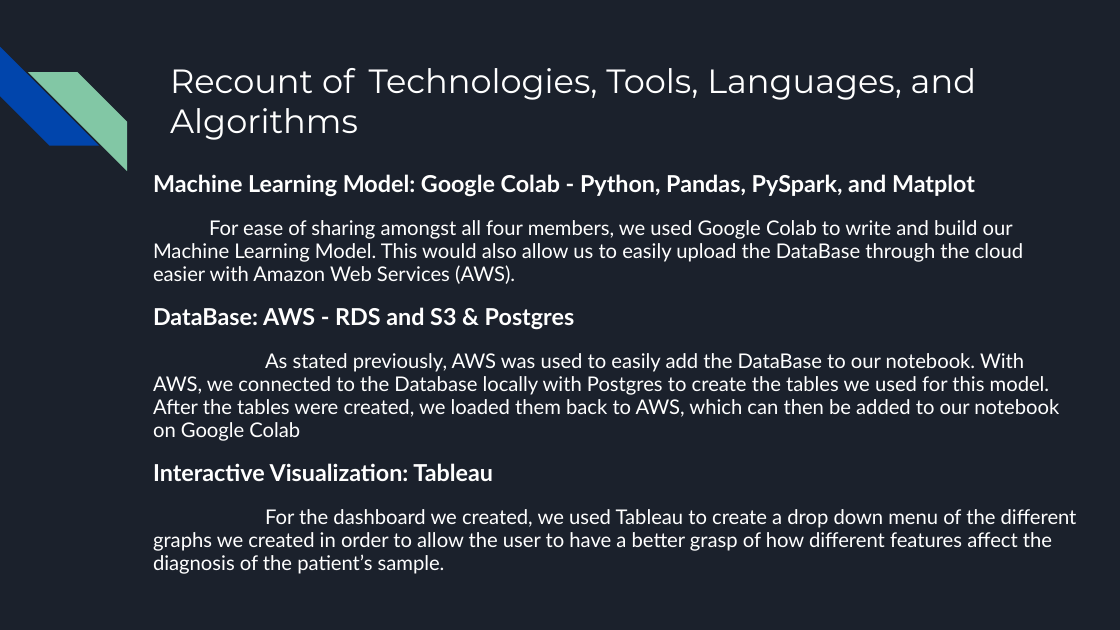
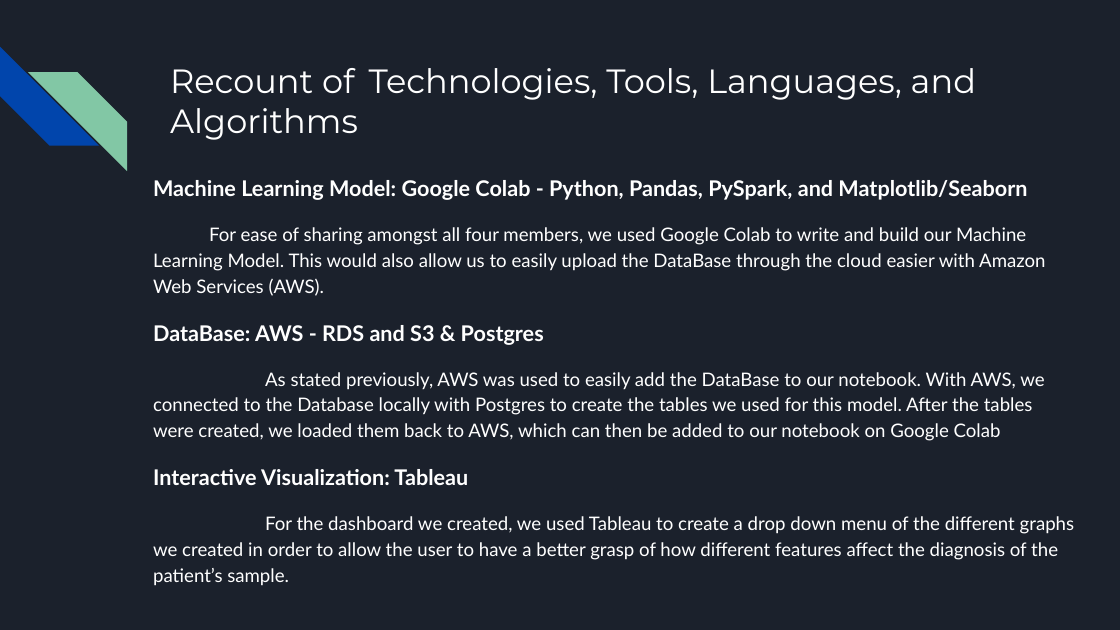
Before and after one commit to brojas12/Group_Project_4, a slide deck: slide 12 of Predicting the Presence of Cancer in Breast Cancer Cells.pptx (slide 10 before the commit). Drawn at 1120x630 pixels with LibreOffice and Linux fonts; fonts in the diff are those of the drawing. Boxes give left, top, right and bottom in pixels: in the first picture for what was removed or moved away, otherwise in the second. Text is boxed around its words. In the diff, an @@ line names an element or a change of style, - is before the commit and + after.

```diff
--- a/Predicting the Presence of Cancer in Breast Cancer Cells.pptx
+++ b/Predicting the Presence of Cancer in Breast Cancer Cells.pptx
@@ text at [153,180,1027,200]: text changed; size 15 to 13.9 pt @@
-Machine Learning Model: Google Colab - Python, Pandas, PySpark, and Matplot
+Machine Learning Model: Google Colab - Python, Pandas, PySpark, and Matplotlib/Seaborn
@@ text at [153,227,1075,586]: size 13 to 12 pt in "For ease of sharing amongst all four ...", "As stated previously, AWS was used to ...", "For the dashboard we created, we used ..."; size 15 to 13.9 pt in "DataBase: AWS - RDS and S3 & ...", "Interactive Visualization: Tableau"; line spacing 0.95 to 1.15 @@
```
Also in this commit, not shown: 4 other slides changed, 2 slides added.
